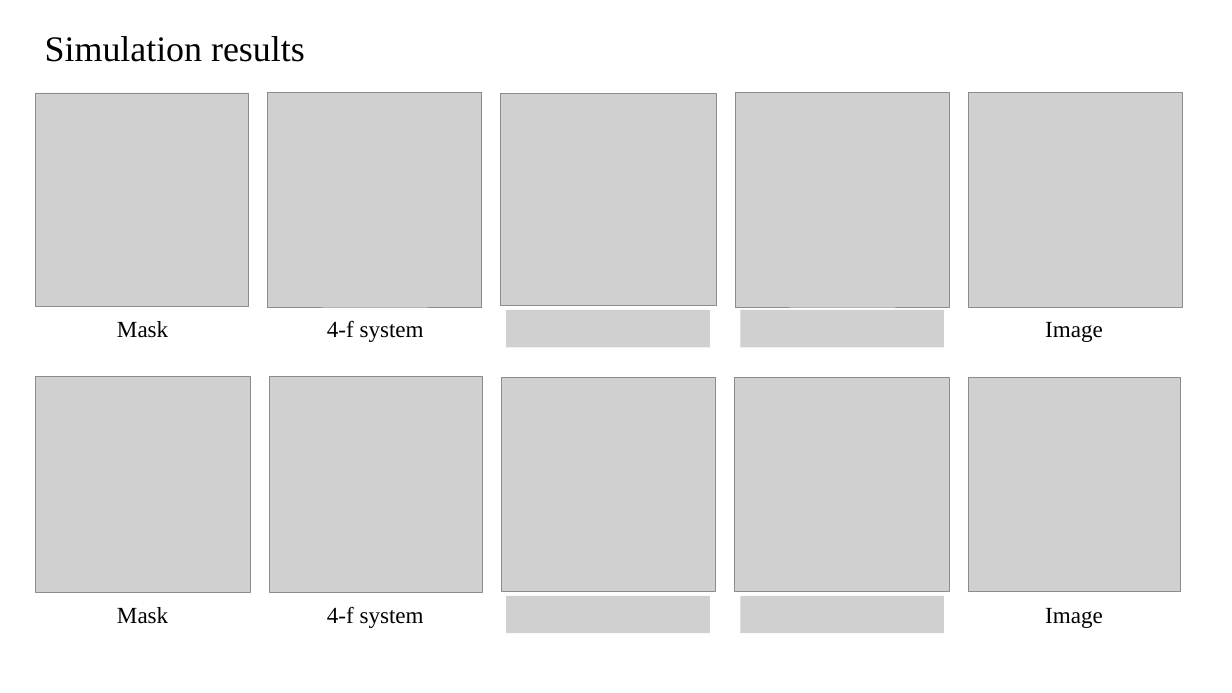
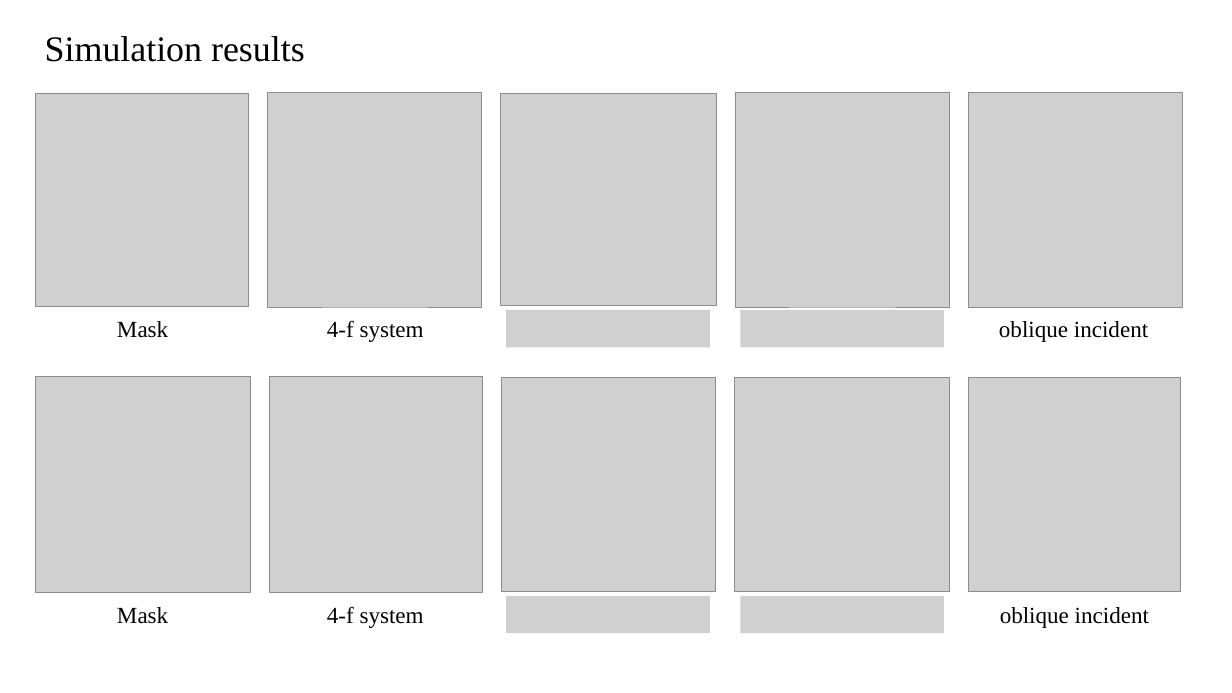
Before and after one commit to Wayne-4415/JDP, a slide deck: slide 3 of aaa.pptx. Drawn at 1232x693 pixels with LibreOffice and Linux fonts; fonts in the diff are those of the drawing; grey boxes stand for pictures. Boxes give left, top, right and bottom in pixels: in the first picture for what was removed or moved away, otherwise in the second. Text is boxed around its words. In the diff, an @@ line names an element or a change of style, - is before the commit and + after.

```diff
--- a/aaa.pptx
+++ b/aaa.pptx
@@ text added at (x1=999, y1=321, x2=1148, y2=342), 18 pt, text #000000 @@
+oblique incident
@@ text removed at (x1=1045, y1=322, x2=1103, y2=342) @@
-Image
@@ text added at (x1=1000, y1=607, x2=1149, y2=628), 18 pt, text #000000 @@
+oblique incident
@@ text removed at (x1=1045, y1=608, x2=1103, y2=628) @@
-Image
```
Also in this commit, not shown: 2 slides added, 3 slides removed, 2 other files.
